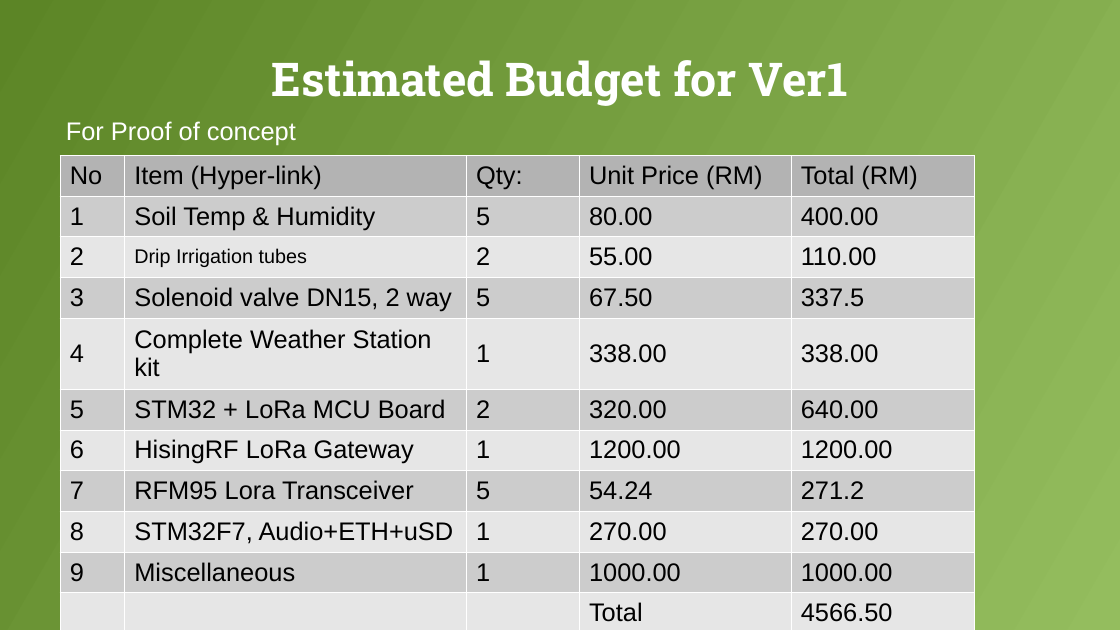
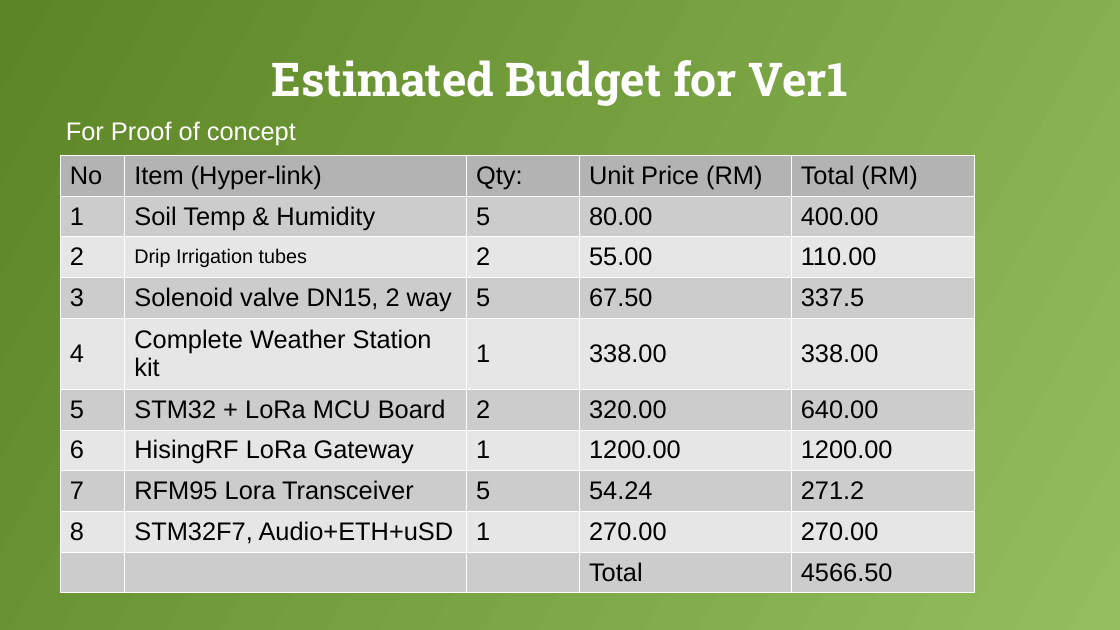
Before and after one commit to manoj153/organicFarming, a slide deck: slide 12 of Pitch/Slides/Agri_IoT_01.odp. Drawn at 1120x630 pixels with LibreOffice and Linux fonts; fonts in the diff are those of the drawing. Boxes give left, top, right and bottom in pixels: in the first picture for what was removed or moved away, otherwise in the second. Text is boxed around its words. In the diff, an @@ line names an element or a change of style, - is before the commit and + after.

```diff
--- a/Pitch/Slides/Agri_IoT_01.odp
+++ b/Pitch/Slides/Agri_IoT_01.odp
@@ table at (x1=60, y1=155, x2=974, y2=586) @@
-row 10: 9 | Miscellaneous | 1 | 1000.00 | 1000.00
```
Also in this commit, not shown: 1 other slide changed, 1 other file.
